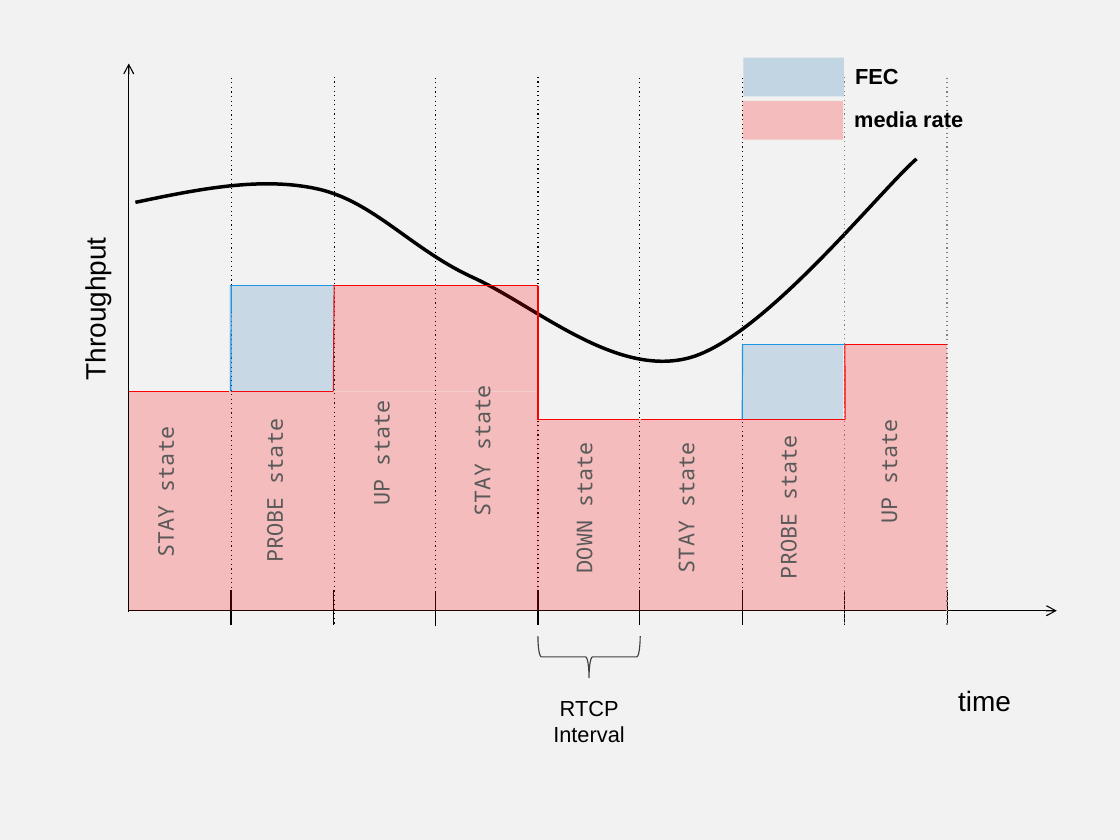
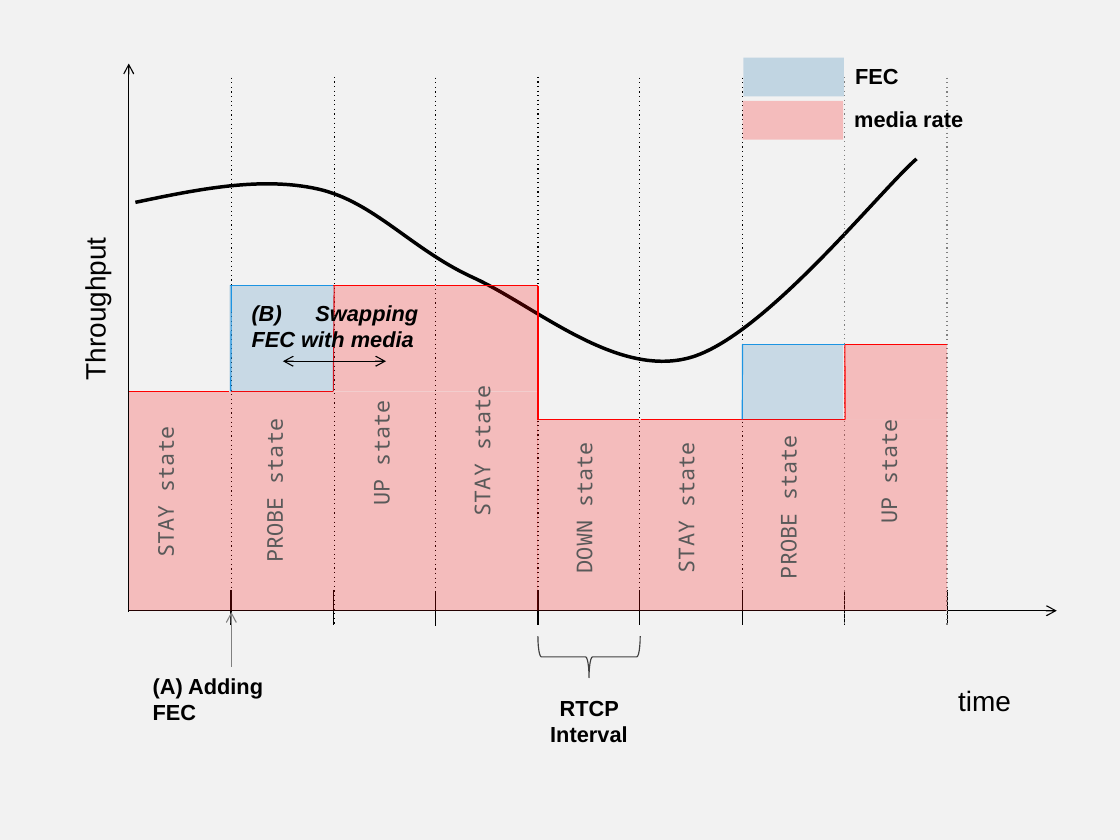
Before and after one commit to vr000m/PhD-thesis, a slide deck: slide 9 of graphs/source/chap5-src.pptx. Drawn at 1120x840 pixels with LibreOffice and Linux fonts; fonts in the diff are those of the drawing. Boxes give left, top, right and bottom in pixels: in the first picture for what was removed or moved away, otherwise in the second. Text is boxed around its words. In the diff, an @@ line names an element or a change of style, - is before the commit and + after.

```diff
--- a/graphs/source/chap5-src.pptx
+++ b/graphs/source/chap5-src.pptx
@@ text added at [252,303,418,352], 14 pt, text #000000, bold, italic @@
+(B) Swapping FEC with media
@@ double arrow added from (283, 362) to (386, 362), #000000 0.75 pt @@
@@ arrow added from (232, 666) to (232, 613), #808080 0.75 pt @@
@@ text added at [153,678,263,721], 14 pt, text #000000, bold @@
+(A) Adding FEC
@@ text "RTCP Interval" at [550,700,628,743]: bold on @@
```
Also in this commit, not shown: 1 other file.
